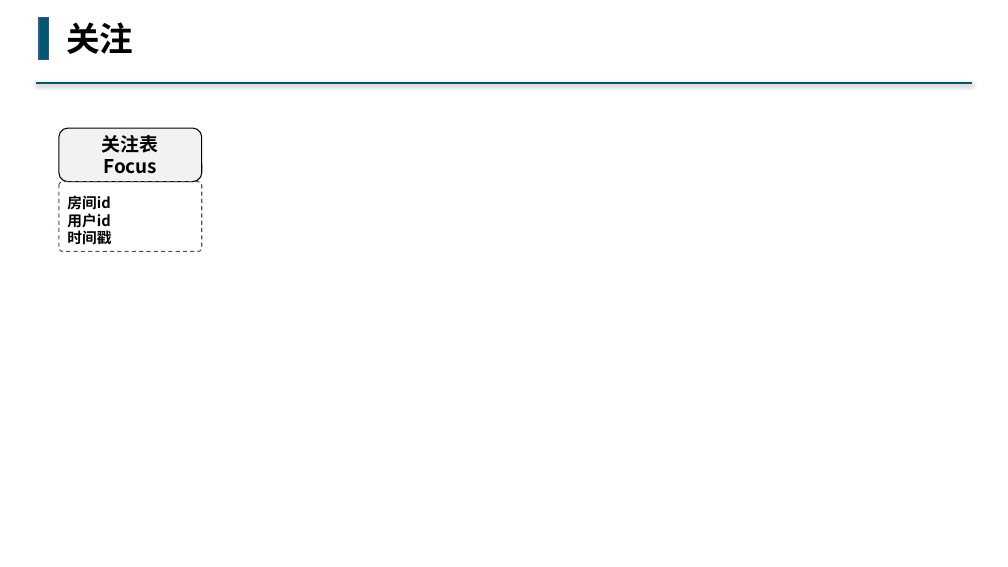
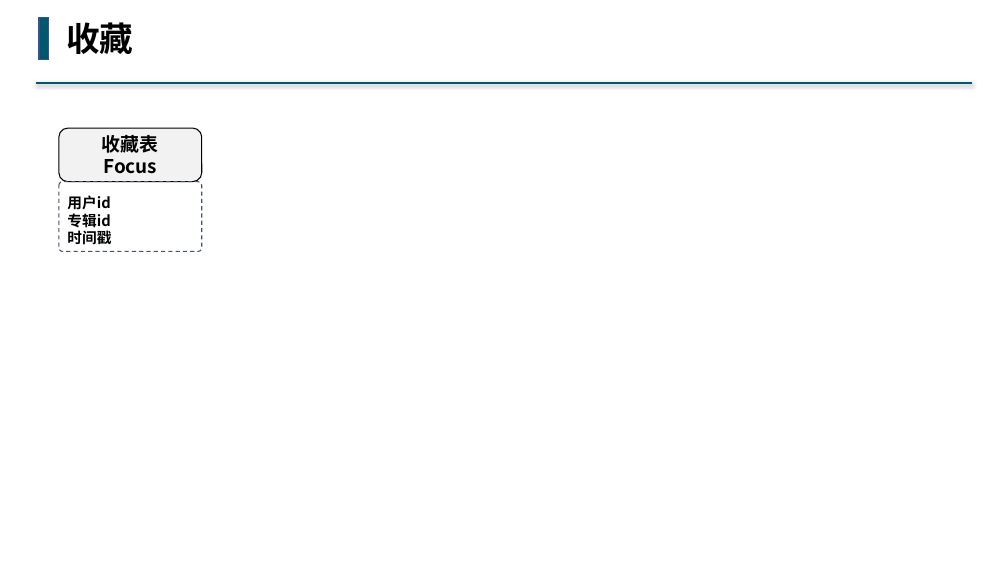
Before and after one commit to buddhachain/buddhaContract, a slide deck: slide 4 of doc/05.梵音.pptx. Drawn at 1008x567 pixels with LibreOffice and Linux fonts; fonts in the diff are those of the drawing. Boxes give left, top, right and bottom in pixels: in the first picture for what was removed or moved away, otherwise in the second. Text is boxed around its words. In the diff, an @@ line names an element or a change of style, - is before the commit and + after.

```diff
--- a/doc/05.梵音.pptx
+++ b/doc/05.梵音.pptx
@@ text at (66, 22, 133, 54): text changed @@
-关注
+收藏
@@ text in rounded rectangle at (102, 135, 159, 153): text changed @@
-关注表
+收藏表
@@ text in rounded rectangle at (67, 195, 110, 210): paragraph removed @@
-房间id
@@ text in rounded rectangle at (67, 213, 110, 228): paragraph added @@
+专辑id
```
Also in this commit, not shown: 4 other slides changed, 2 slides added, 3 slides removed, 1 other file.
